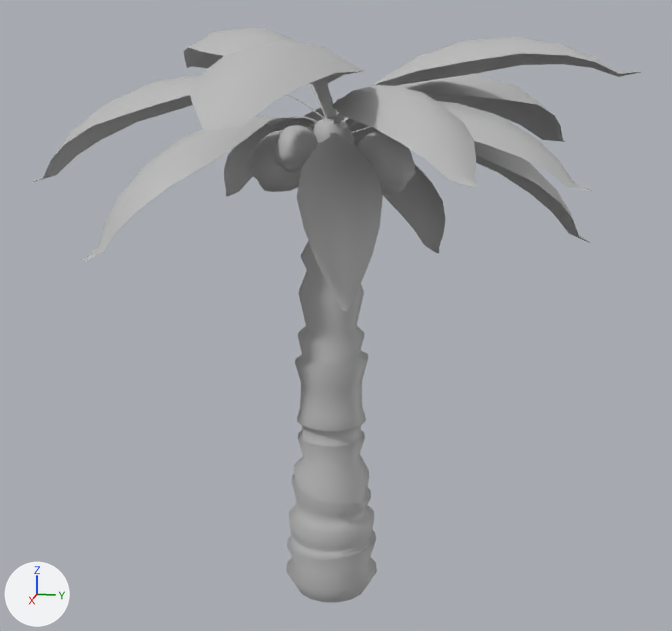
What one commit did to the FBX model Assets/Models/PalmTree_A.fbx.
Camera for both pictures: a 50 mm camera at (3.91, 0.8, 2.29) aimed at (0.1, 0.04, 1.34). The axes (+X, +Y, +Z) are drawn at lower left. The lights are the same throughout. Where no turn or scale is listed for an object, it has been applied to the vertices.

Script lines for the objects in view, before the commit:
```python
mat_assets = principled_material('Assets')
mat_assets.base_color = (0.5, 0.5, 0.5)  # grey #bcbcbc
mat_leaves = principled_material('Leaves')
mat_leaves.base_color = (0.5, 0.5, 0.5)  # grey #bcbcbc
me_mesh = bpy.data.meshes.new('Mesh')
me_mesh.from_pydata(...)  # 2716 vertices, 2740 faces; spans x -1.09..1.36, y -1.39..1.24, z 0.0..2.56
# faces by material slot: [2272, 468]
me_mesh.materials.append(mat_assets)  # grey #bcbcbc
me_mesh.materials.append(mat_leaves)  # grey #bcbcbc
ob_palmtree_a = bpy.data.objects.new('PalmTree_A', me_mesh)
ob_palmtree_a.location = (0.0, 0.0, 0.0)
```
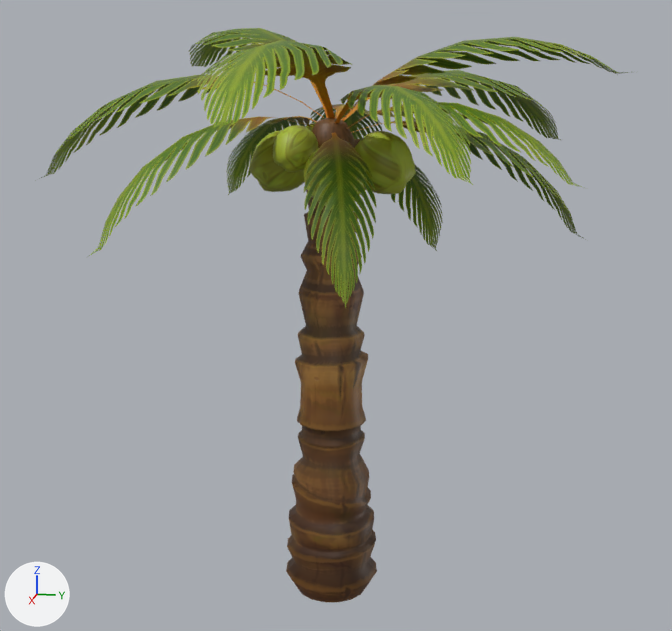
What the commit changed:
Picture 'PalmLeaf_low_PalmLeaf_AlbedoTransparency.png' (img_palmleaf_low_palmleaf_albedotransparency_png) is new.
Picture 'Assets_low_Assets_AlbedoTransparency.png' (img_assets_low_assets_albedotransparency_png) is new.
In material 'Assets' (mat_assets), base_color is no longer (0.5, 0.5, 0.5), grey #bcbcbc.
In material 'Assets' (mat_assets), texture is now set to img_assets_low_assets_albedotransparency_png.
In material 'Leaves' (mat_leaves), base_color is no longer (0.5, 0.5, 0.5), grey #bcbcbc.
In material 'Leaves' (mat_leaves), texture is now set to img_palmleaf_low_palmleaf_albedotransparency_png, with its transparency.

Pixel boxes (x1, y1, x2, y2) of what changed, in the pictures (672 x 631 px):
'PalmTree_A', surface changed: (33, 28, 641, 602) in both
